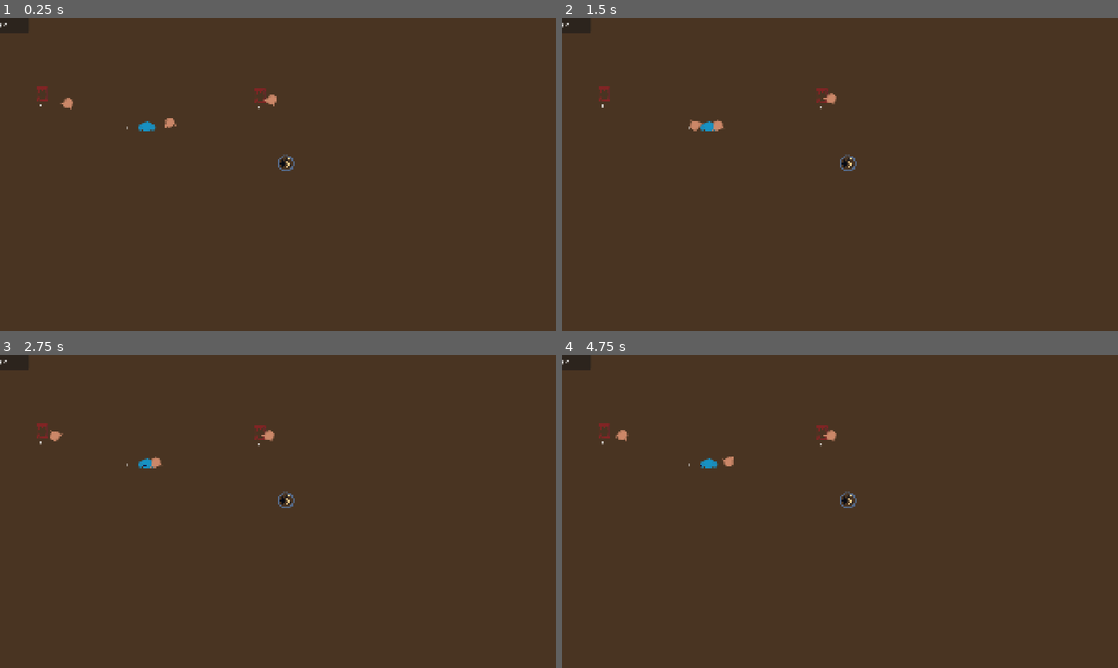
Above: before the commit, frames 1-4 (two rows, left to right).
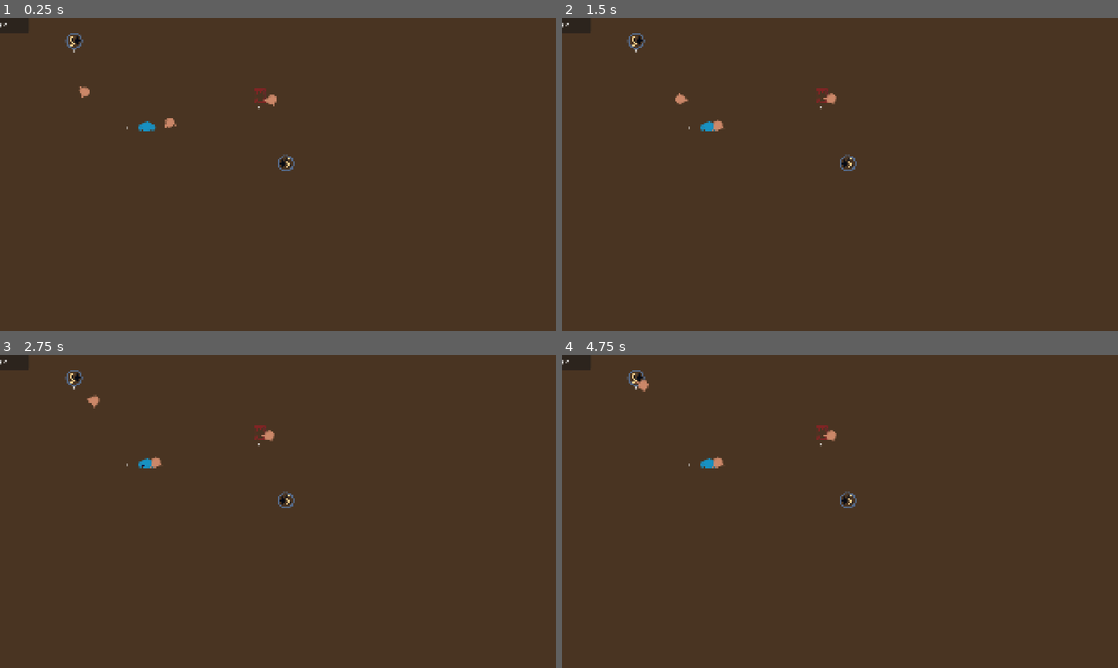
Above: after the commit, the same moments.

Repository: gp-it-be/chory
Game: Godot game, scene res://main/game.tscn
Two runs of this game, one before a commit and one after it. Both use one fixed random seed, a clock stepped at 60 frames per second and the inputs below.
Inputs (mouse positions are in pixels of both pictures, inside the frame that each line leads up to):
- Up to frame 1 (0.25 s): no input
- Up to frame 2 (1.5 s): move the mouse to (962, 158) at 0.52 s; click (962, 158) at 0.67 s; move the mouse to (728, 190) at 1.27 s; click (728, 190) at 1.42 s
- Up to frame 3 (2.75 s): move the mouse to (333, 442) at 2.02 s; click (333, 442) at 2.17 s
- Up to frame 4 (4.75 s): move the mouse to (812, 574) at 2.77 s; click (812, 574) at 2.92 s; move the mouse to (1006, 558) at 3.52 s; click (1006, 558) at 3.67 s; move the mouse to (673, 464) at 4.27 s; click (673, 464) at 4.42 s

The runs differ from the first frame. In frame 1, 0.2% of the frame differs, in the area x 6-17%, y 4-30%; in frame 2, 0.2%; in frame 3, 0.2%; in frame 4, 0.3%, in the area x 6-31%, y 4-37%.

Commit message:
buy point

Diff:
--- a/factory.gd
+++ b/factory.gd
@@ -1,6 +1,5 @@
 extends Node2D
 
-@onready var bin: Bin = $Objects/Bin1
 @onready var bin3: Bin = $Objects/Bin3
 
 @onready var processor: Processor = $Objects/Processor
@@ -9,9 +8,10 @@
 @onready var human2: Human = $Workers/Human2
 @onready var human3: Human = $Workers/Human3
 @onready var sale_point: SalePoint = $SalePoint
+@onready var buypoint: BuyPoint = $Buypoint
 
 
 func _ready() -> void:
-	human.give_task(bin.as_provider(), processor.as_sink(), bin.as_position(), processor.as_position())
+	human.give_task(buypoint.as_provider(), processor.as_sink(), buypoint.as_position(), processor.as_position())
 	human2.give_task(processor.as_provider(), bin3.as_sink(), processor.as_position(), bin3.as_position())
 	human3.give_task(bin3.as_provider(), sale_point.as_sink(), bin3.as_position(), sale_point.as_position())
--- a/factory.tscn
+++ b/factory.tscn
@@ -4,6 +4,7 @@
 [ext_resource type="PackedScene" uid="uid://bnrkjkqq2r07e" path="res://items/containers/salepoint/salepoint.tscn" id="2_br4io"]
 [ext_resource type="PackedScene" uid="uid://djpn06iha3lsn" path="res://items/containers/bin/bin.tscn" id="2_keyo3"]
 [ext_resource type="PackedScene" uid="uid://be0fwocc67ek1" path="res://machines/processor/processor.tscn" id="2_y1mhp"]
+[ext_resource type="PackedScene" uid="uid://c6wc31vacw71o" path="res://items/containers/buypoint/buypoint.tscn" id="3_br4io"]
 [ext_resource type="PackedScene" uid="uid://c3nei1h8al2ba" path="res://workers/human/human.tscn" id="3_y1mhp"]
 
 [node name="Factory" type="Node2D" unique_id=329804466]
@@ -16,19 +17,19 @@
 offset_right = 1920.0
 offset_bottom = 1080.0
 size_flags_horizontal = 0
+mouse_filter = 1
 color = Color(0.28494582, 0.2046169, 0.1330407, 1)
 
 [node name="SalePoint" parent="." unique_id=903017345 instance=ExtResource("2_br4io")]
 position = Vector2(986, 498)
 
+[node name="Buypoint" parent="." unique_id=667913321 instance=ExtResource("3_br4io")]
+position = Vector2(257, 83)
+
 [node name="Objects" type="Node2D" parent="." unique_id=47912914]
 
 [node name="Processor" parent="Objects" unique_id=350878203 instance=ExtResource("2_y1mhp")]
 position = Vector2(508, 382)
-
-[node name="Bin1" parent="Objects" unique_id=1141987969 instance=ExtResource("2_keyo3")]
-position = Vector2(148, 261)
-start_count = 3
 
 [node name="Bin3" parent="Objects" unique_id=1922040310 instance=ExtResource("2_keyo3")]
 position = Vector2(901, 267)
--- /dev/null
+++ b/items/containers/buypoint/buypoint.gd
@@ -0,0 +1,44 @@
+class_name BuyPoint extends Node2D
+
+signal stock_changed(count:int)
+
+var _stock = Inventory.new()
+var _item_type := Items.ItemType.FOO
+
+
+
+##TODO dit is nogal prototyperig. Ergens globaler de input regelen!
+func _unhandled_input(event: InputEvent) -> void:
+	if event is InputEventMouseButton and event.is_pressed():
+		if event.button_index == MouseButton.MOUSE_BUTTON_LEFT:
+			if event.global_position.distance_squared_to(global_position) < 1000:
+				$UI.show()
+
+func _ready() -> void:
+	_stock.stock_changed.connect(func(value):
+		stock_changed.emit(value)
+		_update_debug()
+		)
+	_update_debug()
+	$UI.buy_requested.connect(buy)
+	_stock.add(1, Items.ItemType.FOO)
+
+func buy():
+	##TODO de-prototype
+	if Money.money >= 50:
+		Money.add_money(-50)
+		_stock.add(1, Items.ItemType.FOO)
+	else:
+		pass #TODO give some feedback
+
+var _provider : ItemProvider ##mss al in de ready doen?
+func as_provider() -> ItemProvider:
+	if not _provider:
+		_provider = ItemProvider.wrap(_stock)
+	return _provider
+
+func as_position():
+	return GlobalPosition.wrap(self)
+
+func _update_debug():
+	$DebugLabel.text = str(_stock.count())
--- /dev/null
+++ b/items/containers/buypoint/buypoint.tscn
@@ -0,0 +1,53 @@
+[gd_scene format=3 uid="uid://c6wc31vacw71o"]
+
+[ext_resource type="Script" uid="uid://ff2nauqm75qd" path="res://items/containers/buypoint/buypoint.gd" id="1_uw30q"]
+[ext_resource type="Texture2D" uid="uid://bmfvoeukt0w0k" path="res://items/containers/buypoint/buypoint.png" id="2_4qhq6"]
+[ext_resource type="Script" uid="uid://cegnldx8b5a1e" path="res://items/containers/buypoint/buypoint_ui.gd" id="3_4qhq6"]
+
+[node name="Buypoint" type="Node2D" unique_id=667913321]
+script = ExtResource("1_uw30q")
+
+[node name="Buypoint" type="Sprite2D" parent="." unique_id=621657915]
+rotation = -3.1415927
+texture = ExtResource("2_4qhq6")
+
+[node name="DebugLabel" type="Label" parent="." unique_id=1320464591]
+offset_left = -7.0
+offset_top = 21.0
+offset_right = 33.0
+offset_bottom = 44.0
+
+[node name="UI" type="Control" parent="." unique_id=483528400]
+visible = false
+layout_mode = 3
+anchors_preset = 0
+offset_left = 36.0
+offset_top = -60.0
+offset_right = 76.0
+offset_bottom = -20.0
+script = ExtResource("3_4qhq6")
+
+[node name="PanelContainer" type="PanelContainer" parent="UI" unique_id=832568048]
+custom_minimum_size = Vector2(100, 150)
+layout_mode = 0
+offset_right = 100.0
+offset_bottom = 150.0
+
+[node name="VBoxContainer" type="VBoxContainer" parent="UI/PanelContainer" unique_id=1027311738]
+layout_mode = 2
+
+[node name="Seperator" type="HSeparator" parent="UI/PanelContainer/VBoxContainer" unique_id=505430162]
+custom_minimum_size = Vector2(0, 20)
+layout_mode = 2
+
+[node name="CloseButton" type="Button" parent="UI/PanelContainer/VBoxContainer" unique_id=949153584]
+layout_mode = 2
+text = "Close"
+
+[node name="Seperator2" type="HSeparator" parent="UI/PanelContainer/VBoxContainer" unique_id=2042343103]
+custom_minimum_size = Vector2(0, 20)
+layout_mode = 2
+
+[node name="BuyButton" type="Button" parent="UI/PanelContainer/VBoxContainer" unique_id=1974639985]
+layout_mode = 2
+text = "Buy 10"
--- /dev/null
+++ b/items/containers/buypoint/buypoint_ui.gd
@@ -0,0 +1,13 @@
+extends Control
+
+signal buy_requested
+
+@onready var buy_button: Button = $PanelContainer/VBoxContainer/BuyButton
+@onready var close_button: Button = $PanelContainer/VBoxContainer/CloseButton
+
+func _ready() -> void:
+	buy_button.pressed.connect(buy_requested.emit)
+	close_button.pressed.connect(close)
+
+func close():
+	hide()
Not shown, added: items/containers/buypoint/buypoint.gd.uid
Binary file added: items/containers/buypoint/buypoint.png
Not shown, added: items/containers/buypoint/buypoint.png.import
Not shown, added: items/containers/buypoint/buypoint_ui.gd.uid
